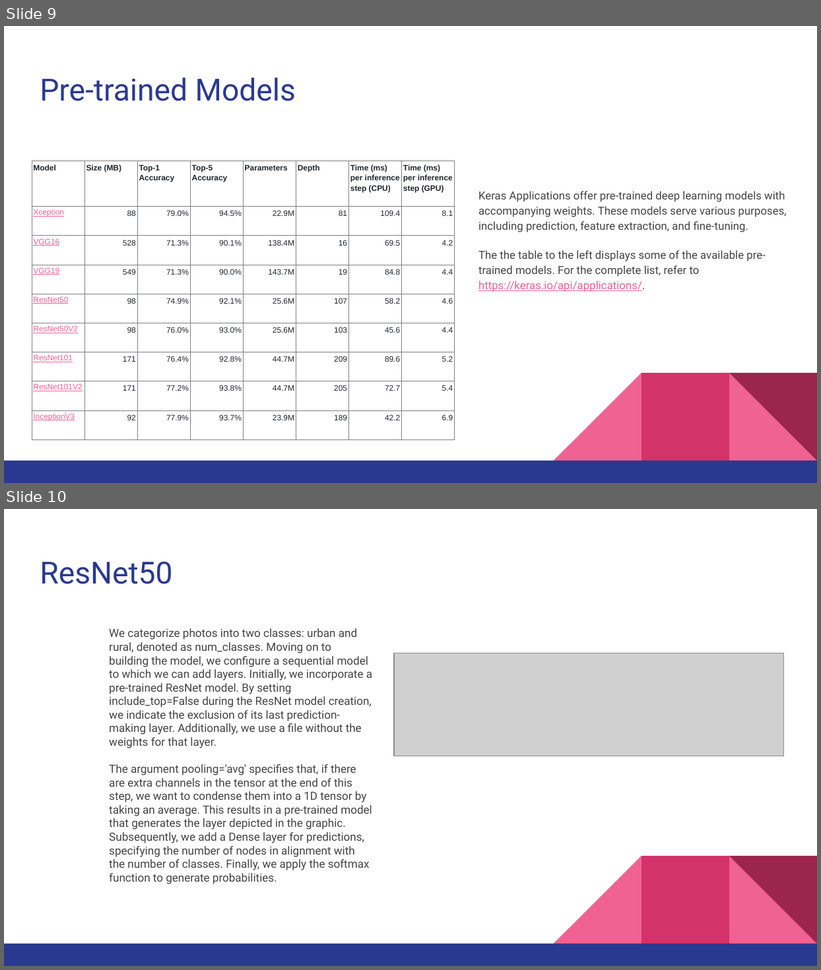
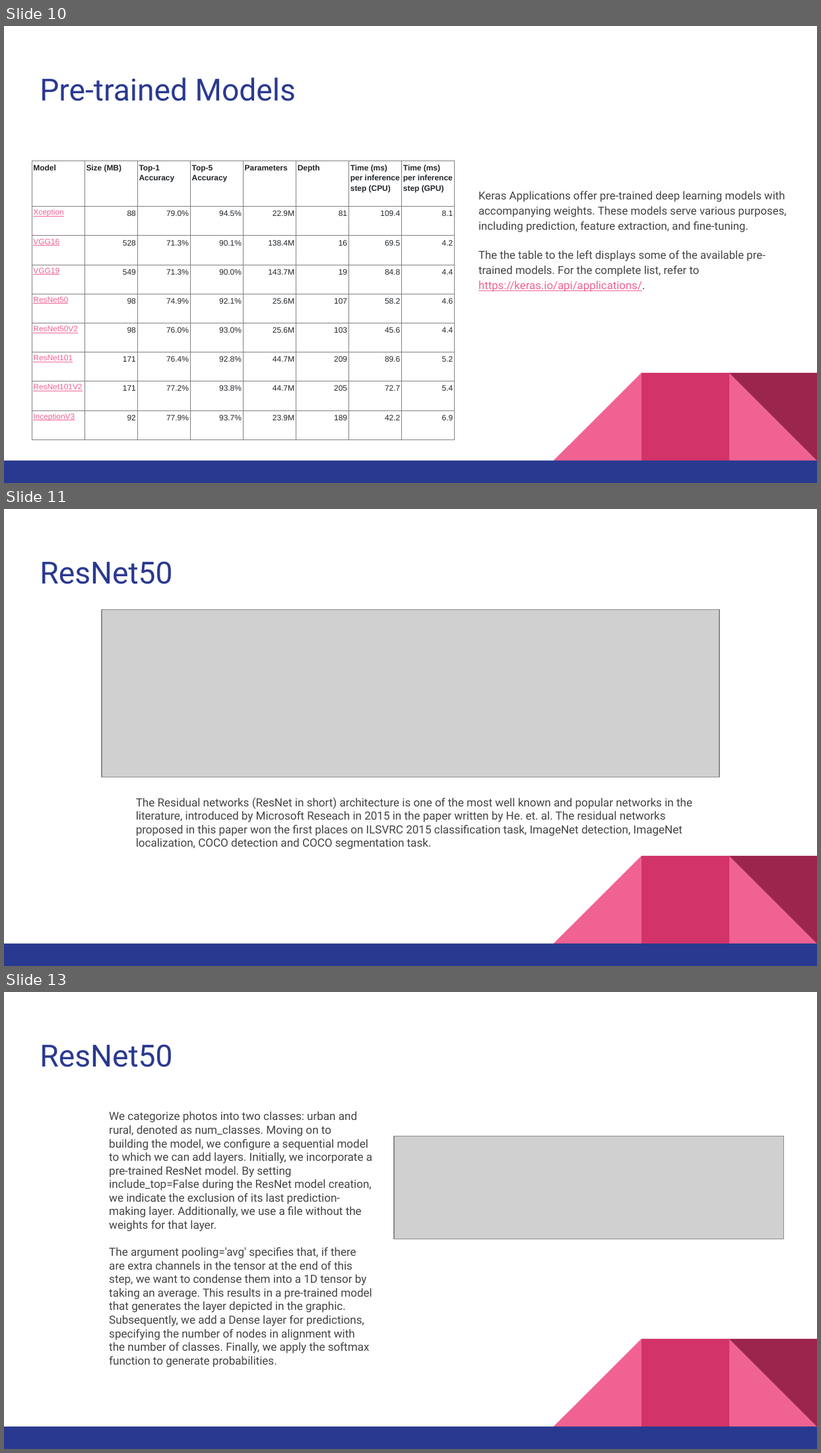
Before and after one commit to r95222023/IBM-Machine-Learning-Professional-Certificate, a slide deck: Deep Learning and Reinforcement Learning/Deep Learning Project_ Urban Area Detection System.pptx. Shown one above the other, each under a label of ours: slides 9 and 10 before the commit, slides 10, 11 and 13 after it; the slides between them are not shown. The pictures are 821x970 and 821x1453 pixels, drawn with LibreOffice and Linux fonts; fonts in the diff are those of the drawing; grey boxes stand for pictures. Boxes give left, top, right and bottom in pixels: in the first picture for what was removed or moved away, otherwise in the second. Text is boxed around its words. In the diff, an @@ line names an element or a change of style, - is before the commit and + after.

```diff
--- a/Deep Learning and Reinforcement Learning/Deep Learning Project_ Urban Area Detection System.pptx
+++ b/Deep Learning and Reinforcement Learning/Deep Learning Project_ Urban Area Detection System.pptx
@@ slide 11 added at <box>4,509,817,966</box>, background #FFFFFF; not listed: 5 template elements that a slide beside it also shows @@
@@ title added at <box>40,561,172,584</box>, 27 pt, text #2A3990 @@
+ResNet50
@@ picture added at <box>102,610,719,778</box> @@
@@ text added at <box>136,797,692,850</box>, 10 pt, text #434343 @@
+The Residual networks (ResNet in short) architecture is one of the most well known and popular networks in the literature, introduced by Microsoft Reseach in 2015 in the paper written by He. et. al. The residual networks proposed in this paper won the first places on ILSVRC 2015 classification task, ImageNet detection, ImageNet localization, COCO detection and COCO segmentation task.
@@ what was slide 9 is now slide 10 @@
@@ what was slide 10 is now slide 13 @@
```
Also in this commit, not shown: 2 slides changed, 3 other slides added, 1 other file.
